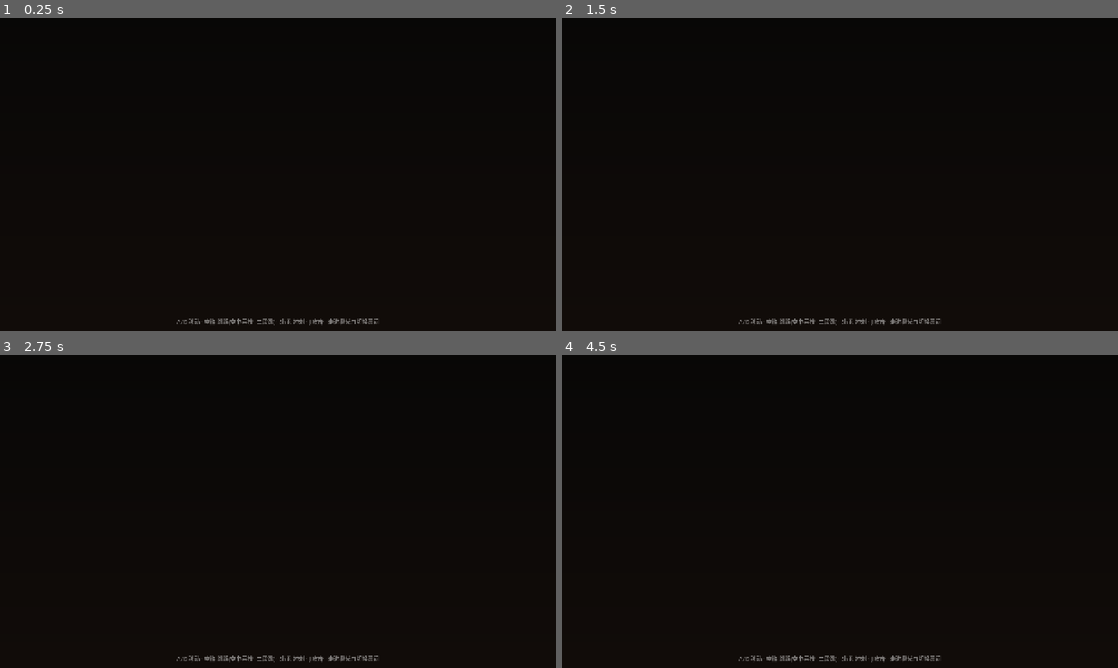
Above: before the commit, frames 1-4 (two rows, left to right).
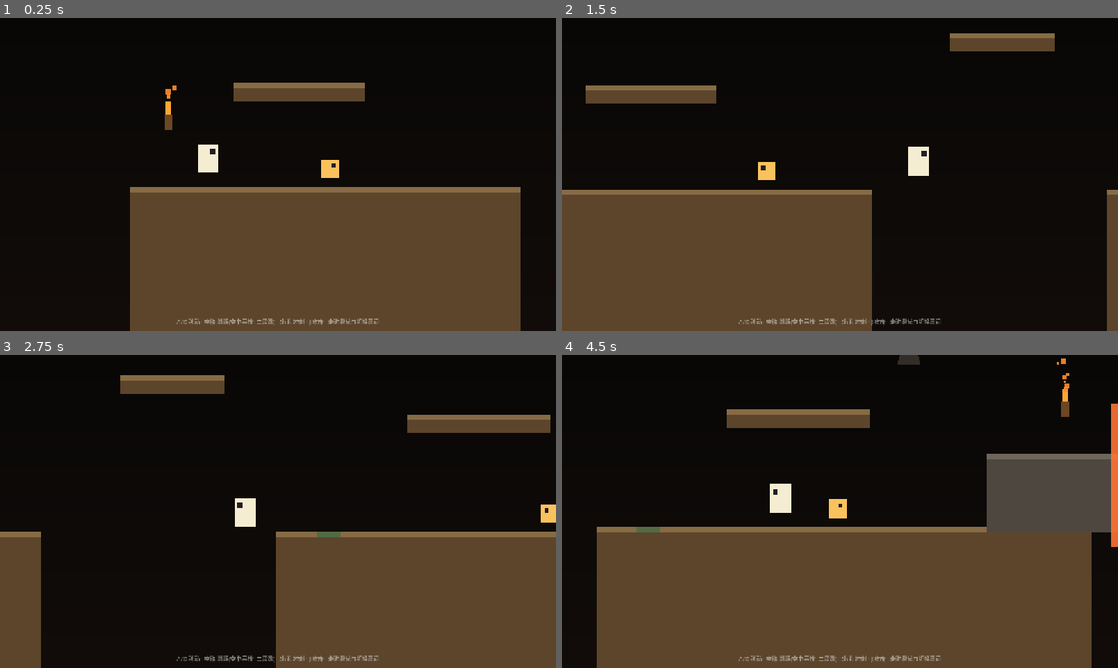
Above: after the commit, the same moments.

Repository: VesselPaper/symbiont
Game: Godot game, scene res://scenes/main.tscn
The game is run twice, just before and just after one commit, with the same random seed, the same clock (stepped at 60 frames per second) and the same inputs.
Inputs:
- Up to frame 1 (0.25 s): no input
- Up to frame 2 (1.5 s): hold D (move_right) from 0.53 s (still down); tap J (attack) at 0.6 s; tap Space (jump) at 0.77 s; tap Shift (dash) at 1.35 s
- Up to frame 3 (2.75 s): tap Space (jump) at 1.52 s; release D (move_right) at 2.03 s; hold A (move_left) from 2.03 s (still down); tap J (attack) at 2.1 s
- Up to frame 4 (4.5 s): release A (move_left) at 2.78 s; hold D (move_right) 2.78-4.28 s; tap Shift (dash) at 2.85, 4.35 s; tap Space (jump) at 3.02, 3.77 s; tap J (attack) at 3.6 s; hold A (move_left) from 4.28 s (still down)

The runs differ from the first frame. In frame 1, 34% of the frame differs, in the area x 23-94%, y 20-100%; in frame 2, 29%; in frame 3, 28%; in frame 4, 48%, in the area x 6-100%, y 0-100%.

Commit message:
fix: 背景 CanvasLayer 层设为 -1（此前 layer=1 盖住整个世界导致全黑）

Diff:
--- a/client/scenes/main.tscn
+++ b/client/scenes/main.tscn
@@ -19,6 +19,7 @@
 script = ExtResource("1_main")
 
 [node name="Background" type="CanvasLayer" parent="."]
+layer = -1
 
 [node name="Bg" type="TextureRect" parent="Background"]
 anchors_preset = 15
